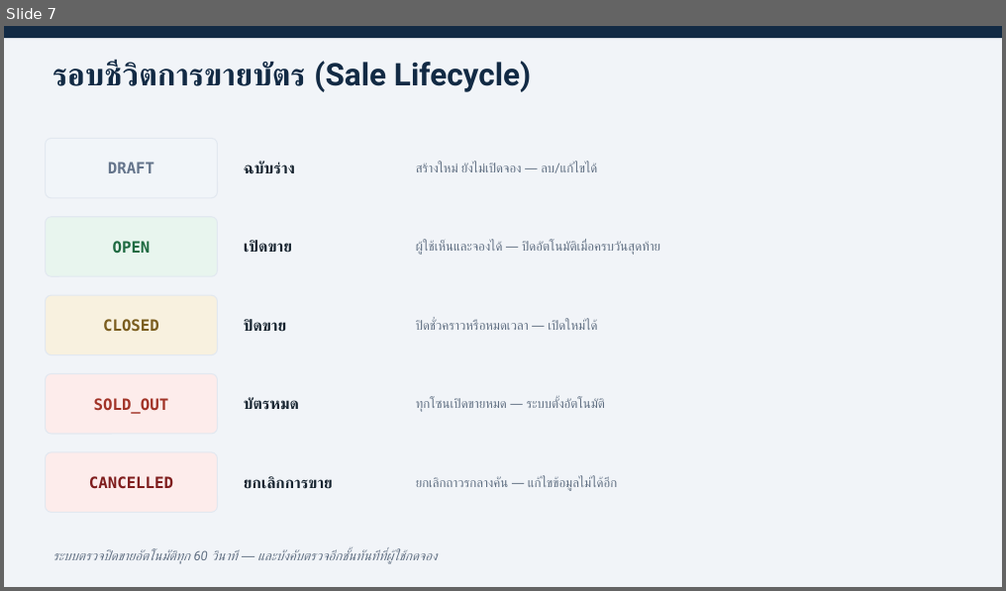
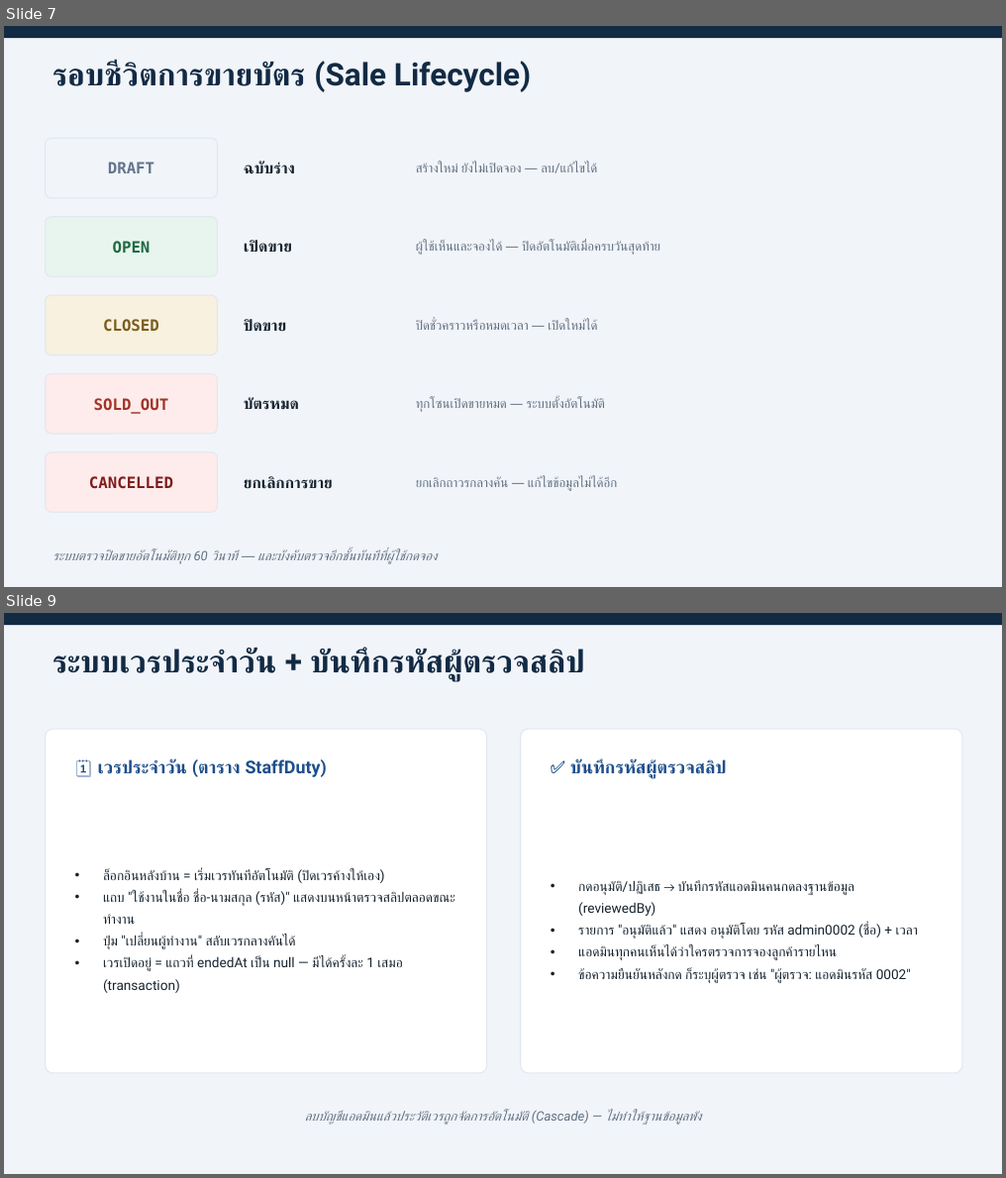
Before and after one commit to yadaint/CE385, a slide deck: Project Concert Booking/BOOKING-TICKET-CONCERT-presentation.pptx. Shown one above the other, each under a label of ours: slide 7 before the commit, slides 7 and 9 after it; the slides between them are not shown. The pictures are 1006x591 and 1006x1178 pixels, drawn with LibreOffice and Linux fonts; fonts in the diff are those of the drawing. Boxes give left, top, right and bottom in pixels: in the first picture for what was removed or moved away, otherwise in the second. Text is boxed around its words. In the diff, an @@ line names an element or a change of style, - is before the commit and + after.

```diff
--- a/Project Concert Booking/BOOKING-TICKET-CONCERT-presentation.pptx
+++ b/Project Concert Booking/BOOKING-TICKET-CONCERT-presentation.pptx
@@ slide 9 added at (4, 613, 1002, 1174), background #F1F4F8 @@
@@ rectangle added at (4, 613, 1002, 625), fill #122A44 @@
@@ text added at (53, 648, 585, 681), 30 pt, text #122A44, bold @@
+ระบบเวรประจำวัน + บันทึกรหัสผู้ตรวจสลิป
@@ rounded rectangle added at (46, 729, 487, 1073), fill #FFFFFF, outline #E2E8F0 1 pt @@
@@ rounded rectangle added at (521, 729, 962, 1073), fill #FFFFFF, outline #E2E8F0 1 pt @@
@@ text added at (98, 760, 327, 777), 17 pt, text #1E4E8C, bold @@
+🗓️ เวรประจำวัน (ตาราง StaffDuty)
@@ text added at (570, 760, 726, 778), 17 pt, text #1E4E8C, bold @@
+✅ บันทึกรหัสผู้ตรวจสลิป
@@ text added at (103, 869, 455, 993), 13 pt, text #16232F @@
+• ล็อกอินหลังบ้าน = เริ่มเวรทันทีอัตโนมัติ (ปิดเวรค้างให้เอง)
+• แถบ "ใช้งานในชื่อ ชื่อ-นามสกุล (รหัส)" แสดงบนหน้าตรวจสลิปตลอดขณะทำงาน
+• ปุ่ม "เปลี่ยนผู้ทำงาน" สลับเวรกลางคันได้
+• เวรเปิดอยู่ = แถวที่ endedAt เป็น null — มีได้ครั้งละ 1 เสมอ (transaction)
@@ text added at (578, 880, 919, 983), 13 pt, text #16232F @@
+• กดอนุมัติ/ปฏิเสธ → บันทึกรหัสแอดมินคนกดลงฐานข้อมูล (reviewedBy)
+• รายการ "อนุมัติแล้ว" แสดง อนุมัติโดย รหัส admin0002 (ชื่อ) + เวลา
+• แอดมินทุกคนเห็นได้ว่าใครตรวจการจองลูกค้ารายไหน
+• ข้อความยืนยันหลังกด ก็ระบุผู้ตรวจ เช่น "ผู้ตรวจ: แอดมินรหัส 0002"
@@ text added at (305, 1110, 701, 1125), 12.5 pt, text #617083, italic @@
+ลบบัญชีแอดมินแล้วประวัติเวรถูกจัดการอัตโนมัติ (Cascade) — ไม่ทำให้ฐานข้อมูลพัง
```
Also in this commit, not shown: 5 slides changed, 4 other slides added, 1 slide removed, 55 other files.
